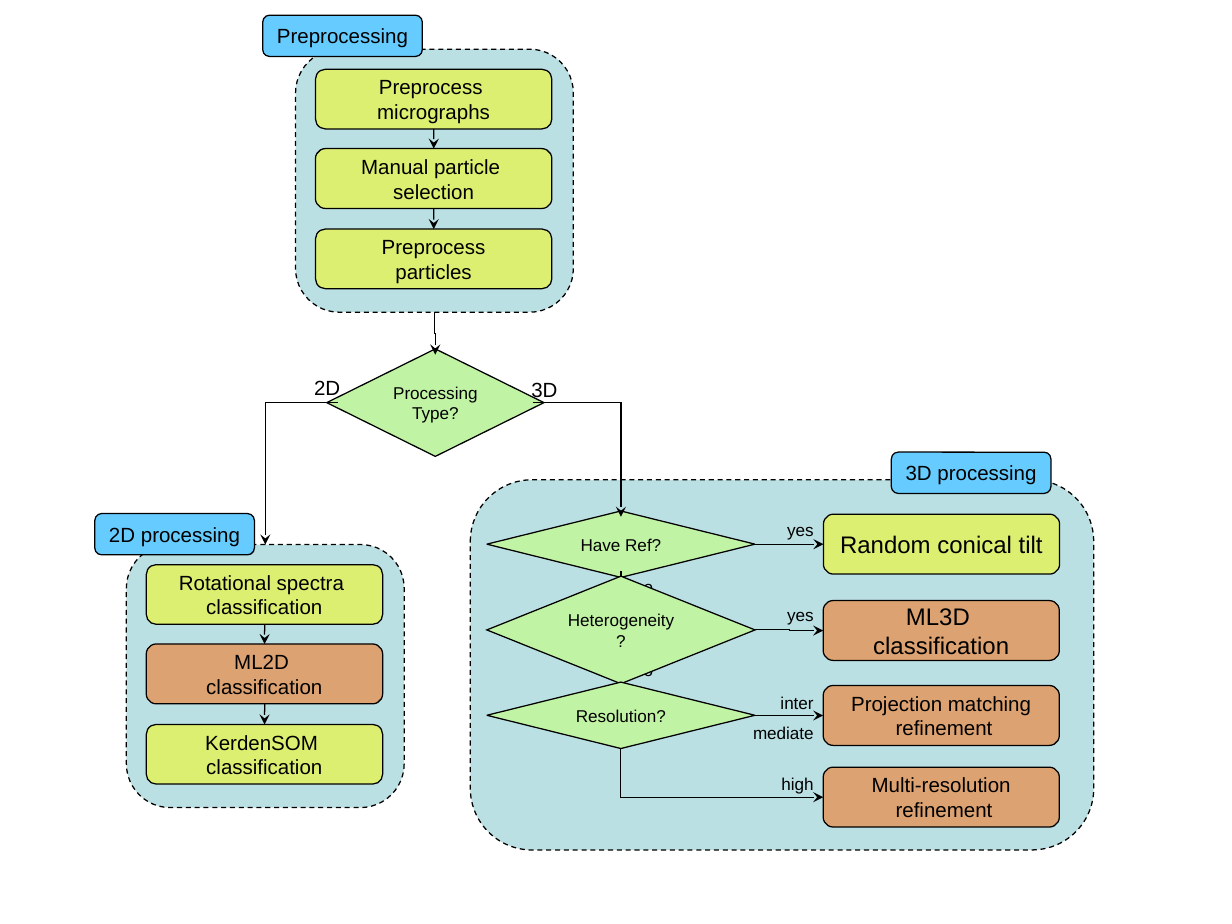
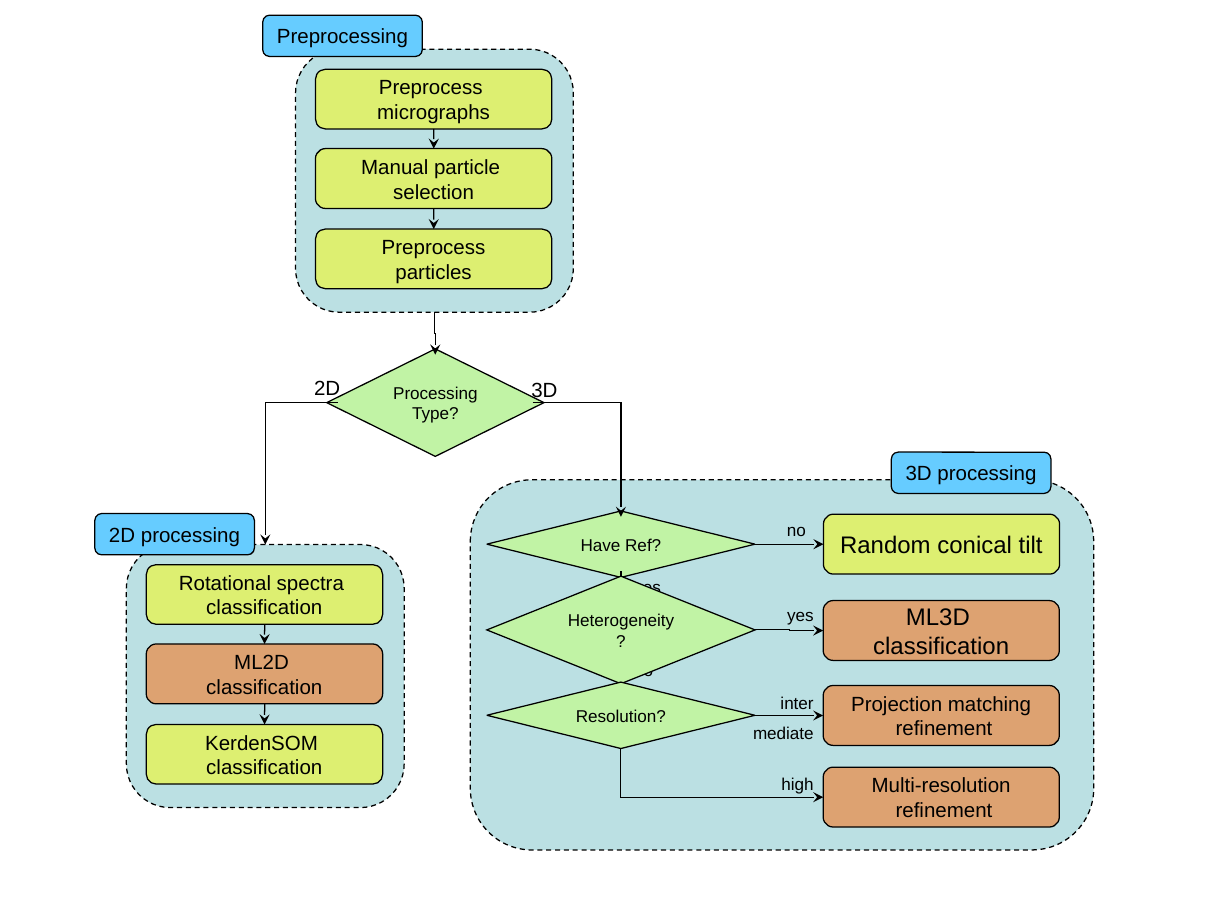
Before and after one commit to I2PC/scipion, a slide deck: slide 1 of trunk/xmipp/applications/scripts/protocols/documentation/protocol_diagram.ppt. Drawn at 1232x924 pixels with LibreOffice and Linux fonts; fonts in the diff are those of the drawing. Boxes give left, top, right and bottom in pixels: in the first picture for what was removed or moved away, otherwise in the second. Text is boxed around its words. In the diff, an @@ line names an element or a change of style, - is before the commit and + after.

Commit message:
change no-yes label for random conical tilting

Former-commit-id: 343ad20d6ee0e8aca7eb851d920004f57a7e3816

```diff
--- a/trunk/xmipp/applications/scripts/protocols/documentation/protocol_diagram.ppt
+++ b/trunk/xmipp/applications/scripts/protocols/documentation/protocol_diagram.ppt
@@ text "no": place and size @@
-text "no" at <box>634,579,653,590</box>
+text "no" at <box>787,527,806,536</box>
@@ text "yes": place and size @@
-text "yes" at <box>787,526,814,540</box>
+text "yes" at <box>634,579,661,593</box>
```
